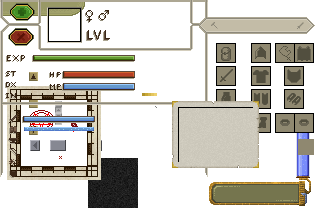
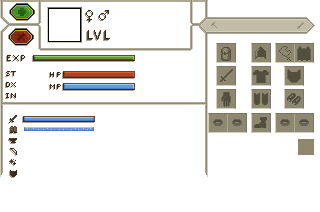
The second 320px x 212px image is a revision of the first. Changes to its layers:
hid "_gold_pal" over [142, 93, 157, 96]
hid "iteminfo_bgr-9p" over [178, 107, 253, 162]
hid "iteminfo_bgr" over [172, 101, 259, 168]
painted on "ammunition" over [208, 43, 314, 133]
hid group "GlobalMap" (31 layers) over [7, 10, 311, 208]
hid group "_miss" (22 layers) over [3, 2, 157, 151]
